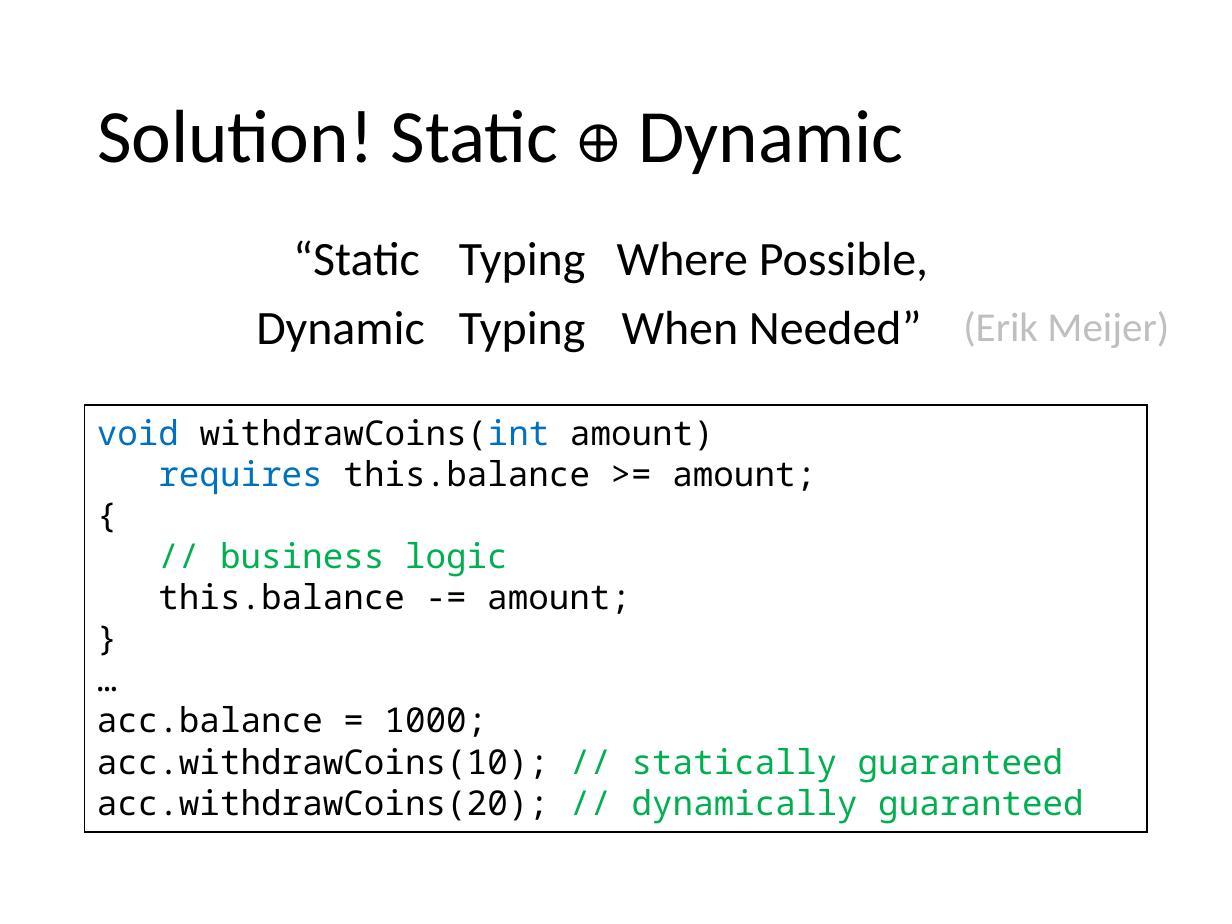
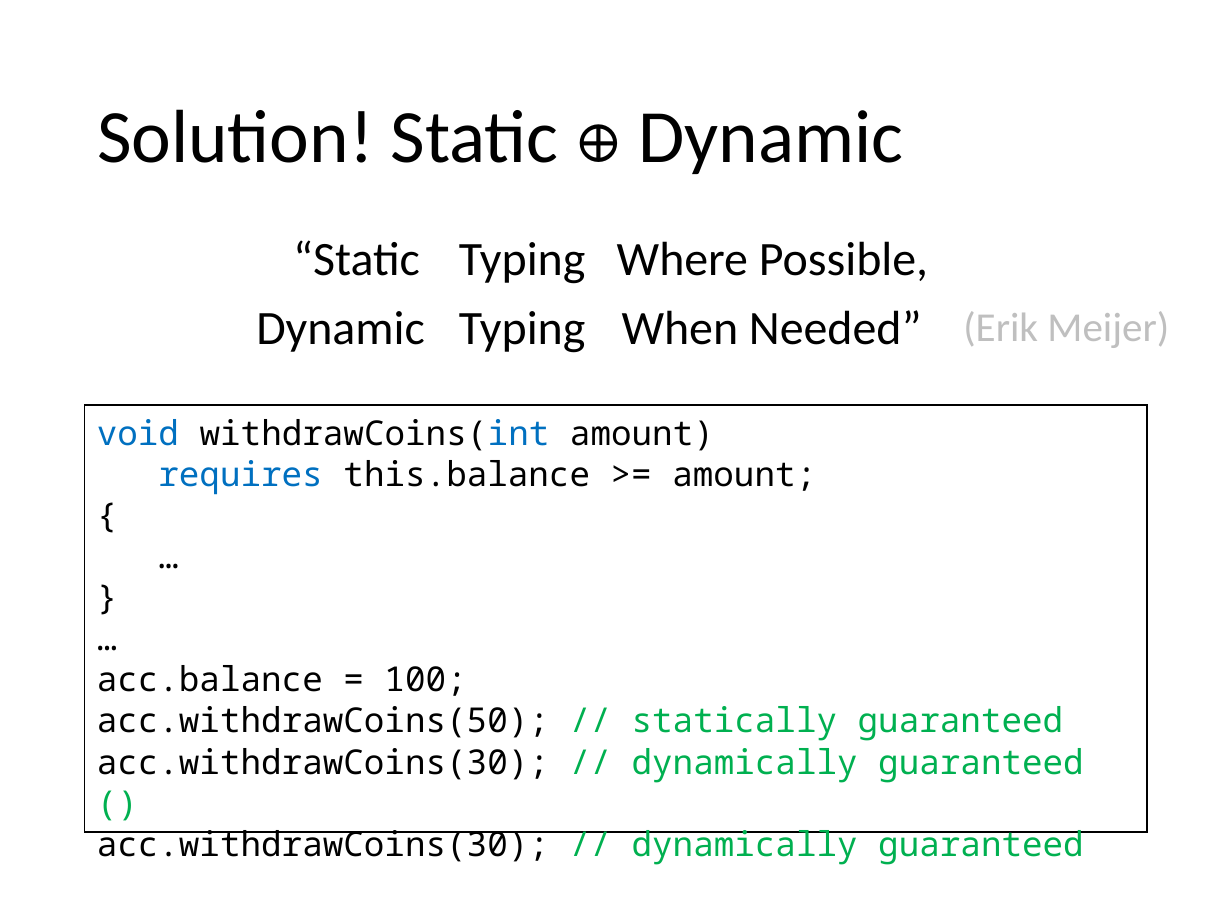
Before and after one commit to olydis/GradVerThesis, a slide deck: slide 9 of presentation/PLunch.pptx. Drawn at 1232x924 pixels with LibreOffice and Linux fonts; fonts in the diff are those of the drawing. Boxes give left, top, right and bottom in pixels: in the first picture for what was removed or moved away, otherwise in the second. Text is boxed around its words. In the diff, an @@ line names an element or a change of style, - is before the commit and + after.

```diff
--- a/presentation/PLunch.pptx
+++ b/presentation/PLunch.pptx
@@ text in rectangle at (158,542,631,614): text changed @@
-// business logic
-this.balance -= amount;
+…
@@ text in rectangle at (97,665,1084,865): text changed @@
-acc.balance = 1000;
-acc.withdrawCoins(10); // statically guaranteed
-acc.withdrawCoins(20); // dynamically guaranteed
+acc.balance = 100;
+acc.withdrawCoins(50); // statically guaranteed
+acc.withdrawCoins(30); // dynamically guaranteed ()
+acc.withdrawCoins(30); // dynamically guaranteed
```
Also in this commit, not shown: 1 other slide changed.
